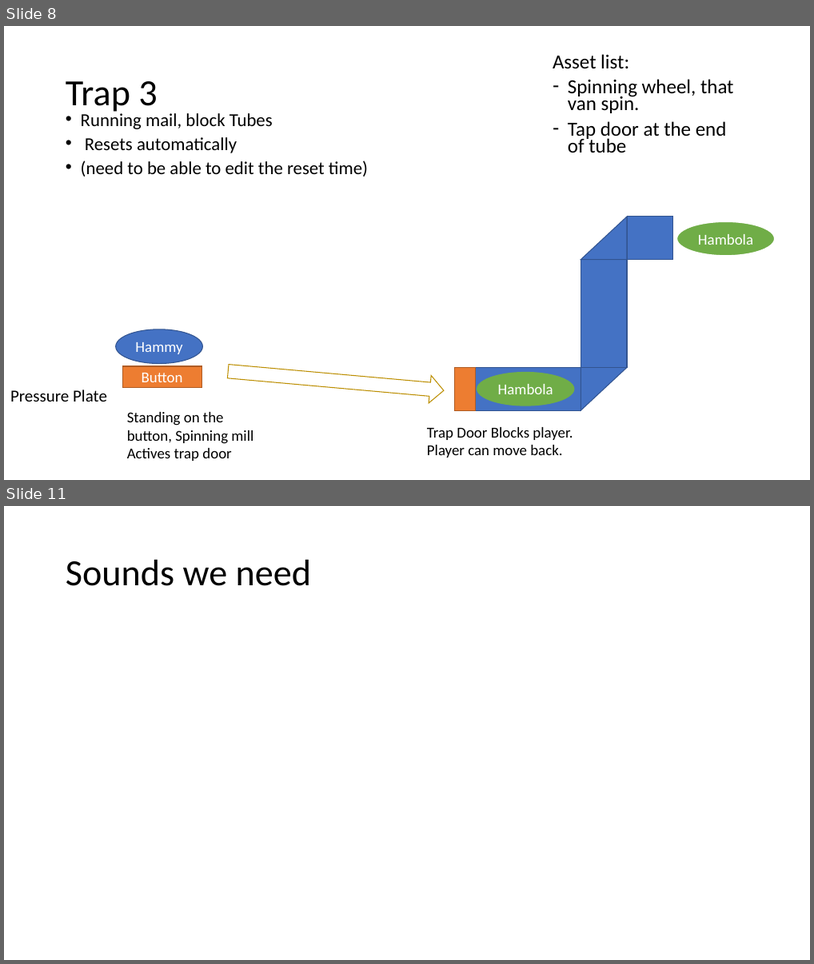
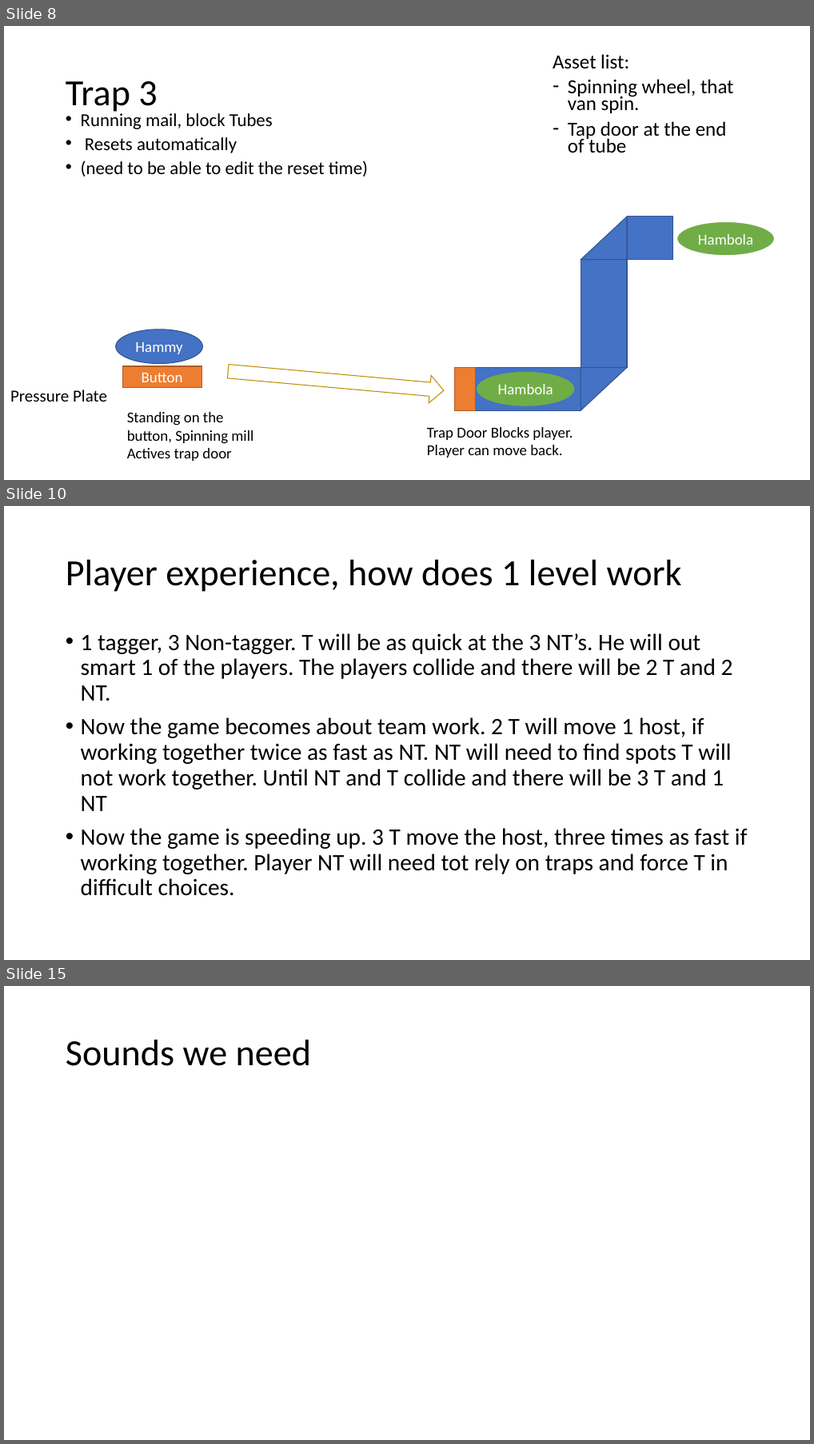
Before and after one commit to rupee990/GGJ2018-Hambola, a slide deck: GGJ/Documents/Zombie Hamsters.pptx. Shown one above the other, each under a label of ours: slides 8 and 11 before the commit, slides 8, 10 and 15 after it; the slides between them are not shown. The pictures are 814x964 and 814x1444 pixels, drawn with LibreOffice and Linux fonts; fonts in the diff are those of the drawing. Boxes give left, top, right and bottom in pixels: in the first picture for what was removed or moved away, otherwise in the second. Text is boxed around its words. In the diff, an @@ line names an element or a change of style, - is before the commit and + after.

Commit message:
Test level and updated level

```diff
--- a/GGJ/Documents/Zombie Hamsters.pptx
+++ b/GGJ/Documents/Zombie Hamsters.pptx
@@ slide 10 added at (4, 506, 810, 960), background #FFFFFF @@
@@ title added at (66, 560, 682, 592), 44 pt, text #000000 @@
+Player experience, how does 1 level work
@@ text added at (81, 633, 748, 896), 28 pt, text #000000 @@
+• 1 tagger, 3 Non-tagger. T will be as quick at the 3 NT’s. He will out smart 1 of the players. The players collide and there will be 2 T and 2 NT.
+• Now the game becomes about team work. 2 T will move 1 host, if working together twice as fast as NT. NT will need to find spots T will not work together. Until NT and T collide and there will be 3 T and 1 NT
+• Now the game is speeding up. 3 T move the host, three times as fast if working together. Player NT will need tot rely on traps and force T in difficult choices.
@@ what was slide 11 is now slide 15 @@
```
Also in this commit, not shown: 3 slides changed, 3 other slides added, 2 other files.
